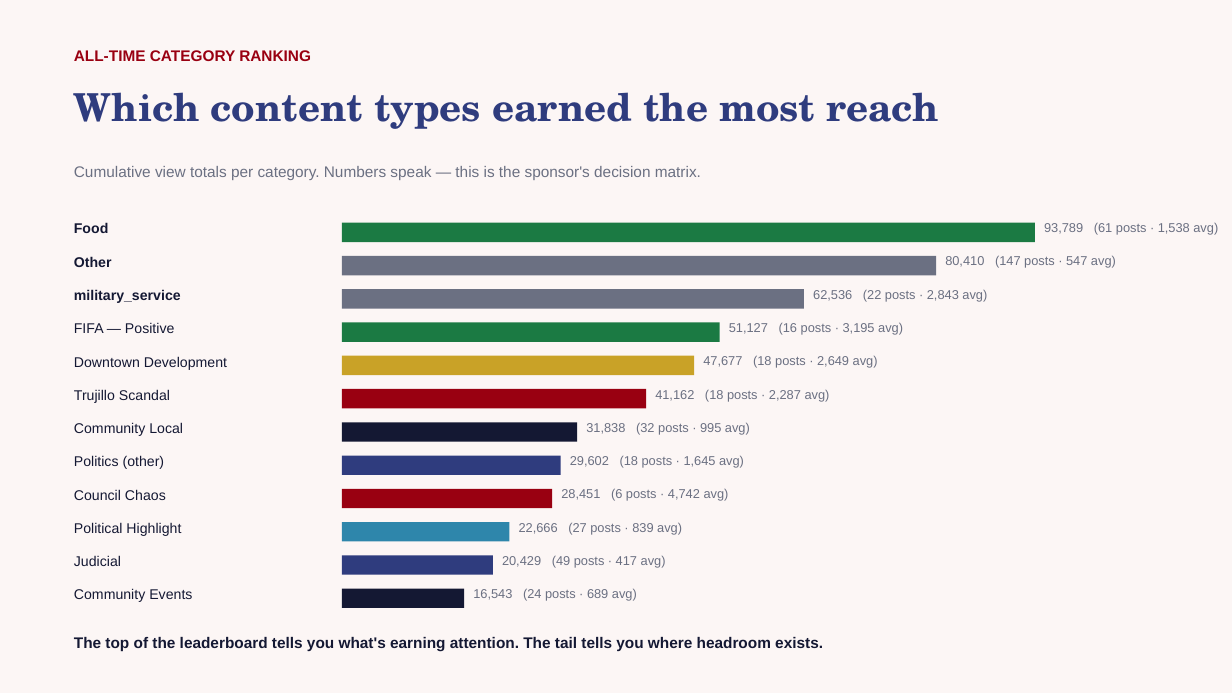
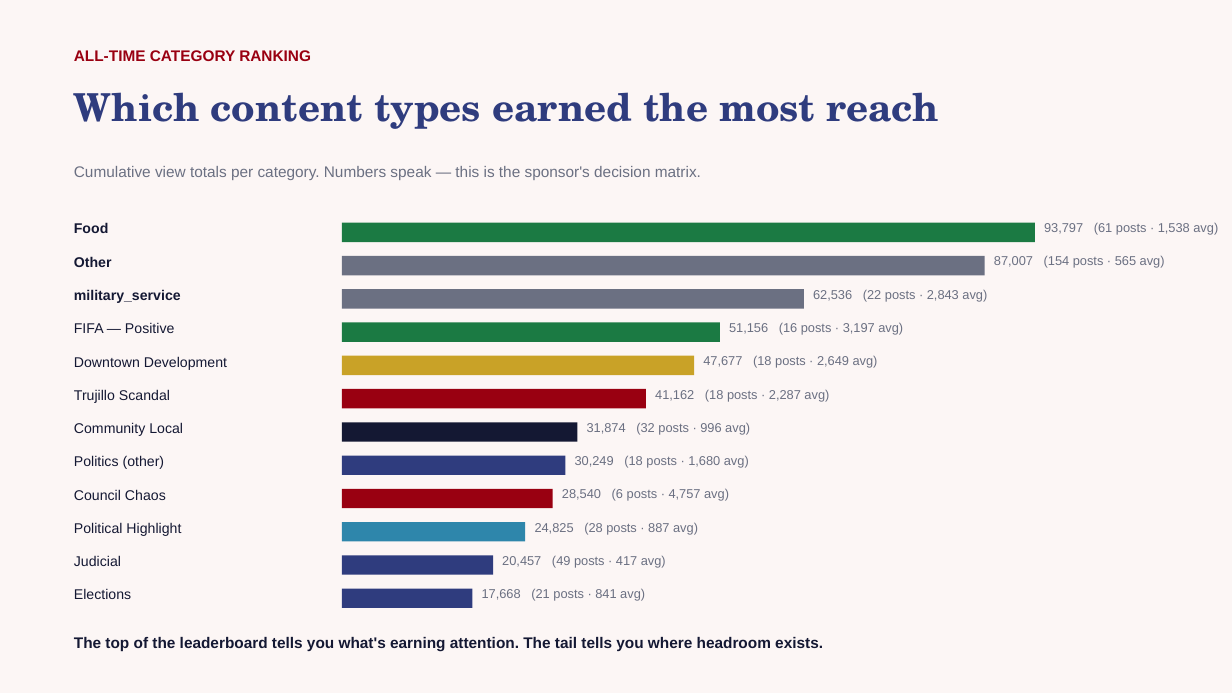
Before and after one commit to zvmmer/talking-downey-kpis, a slide deck: slide 4 of OVERALL_REPORT.pptx. Drawn at 1232x693 pixels with LibreOffice and Linux fonts; fonts in the diff are those of the drawing. Boxes give left, top, right and bottom in pixels: in the first picture for what was removed or moved away, otherwise in the second. Text is boxed around its words. In the diff, an @@ line names an element or a change of style, - is before the commit and + after.

```diff
--- a/OVERALL_REPORT.pptx
+++ b/OVERALL_REPORT.pptx
@@ text at (1044,223,1218,235): text changed @@
-93,789 (61 posts · 1,538 avg)
+93,797 (61 posts · 1,538 avg)
@@ rectangle: place and size @@
-rectangle at (342,256,936,275)
+rectangle at (342,256,985,275)
@@ text at (994,256,1165,268): text changed @@
-80,410 (147 posts · 547 avg)
+87,007 (154 posts · 565 avg)
@@ text at (729,322,903,335): text changed @@
-51,127 (16 posts · 3,195 avg)
+51,156 (16 posts · 3,197 avg)
@@ text at (587,422,750,435): text changed @@
-31,838 (32 posts · 995 avg)
+31,874 (32 posts · 996 avg)
@@ rectangle: place and size @@
-rectangle at (342,456,561,475)
+rectangle at (342,456,566,475)
@@ text at (575,456,749,468): text changed @@
-29,602 (18 posts · 1,645 avg)
+30,249 (18 posts · 1,680 avg)
@@ text at (562,488,729,501): text changed @@
-28,451 (6 posts · 4,742 avg)
+28,540 (6 posts · 4,757 avg)
@@ rectangle: place and size @@
-rectangle at (342,522,509,542)
+rectangle at (342,522,526,542)
@@ text at (535,522,698,534): text changed @@
-22,666 (27 posts · 839 avg)
+24,825 (28 posts · 887 avg)
@@ text at (502,556,666,568): text changed @@
-20,429 (49 posts · 417 avg)
+20,457 (49 posts · 417 avg)
@@ text at (74,588,131,599): text changed @@
-Community Events
+Elections
@@ rectangle: place and size @@
-rectangle at (342,589,464,608)
+rectangle at (342,589,472,608)
@@ rectangle at (342,589,472,608): fill #141833 to #2F3C7E @@
@@ text at (482,588,645,601): text changed @@
-16,543 (24 posts · 689 avg)
+17,668 (21 posts · 841 avg)
```
Also in this commit, not shown: 4 other slides changed, 5 other files.
